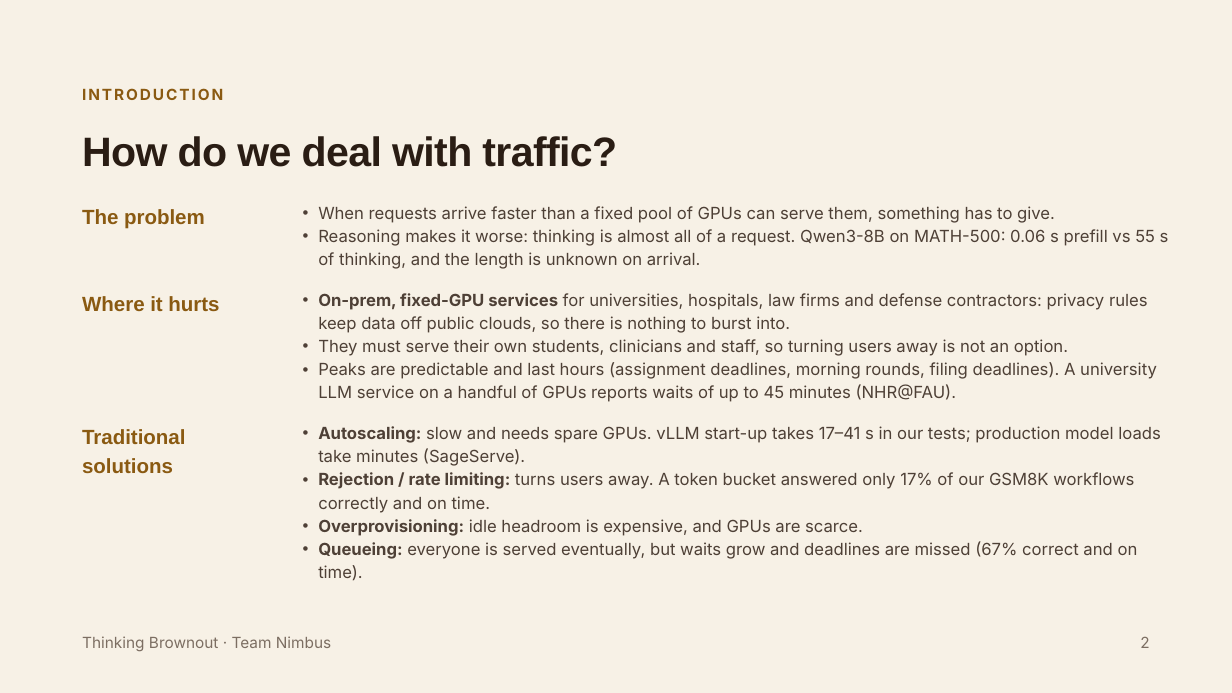
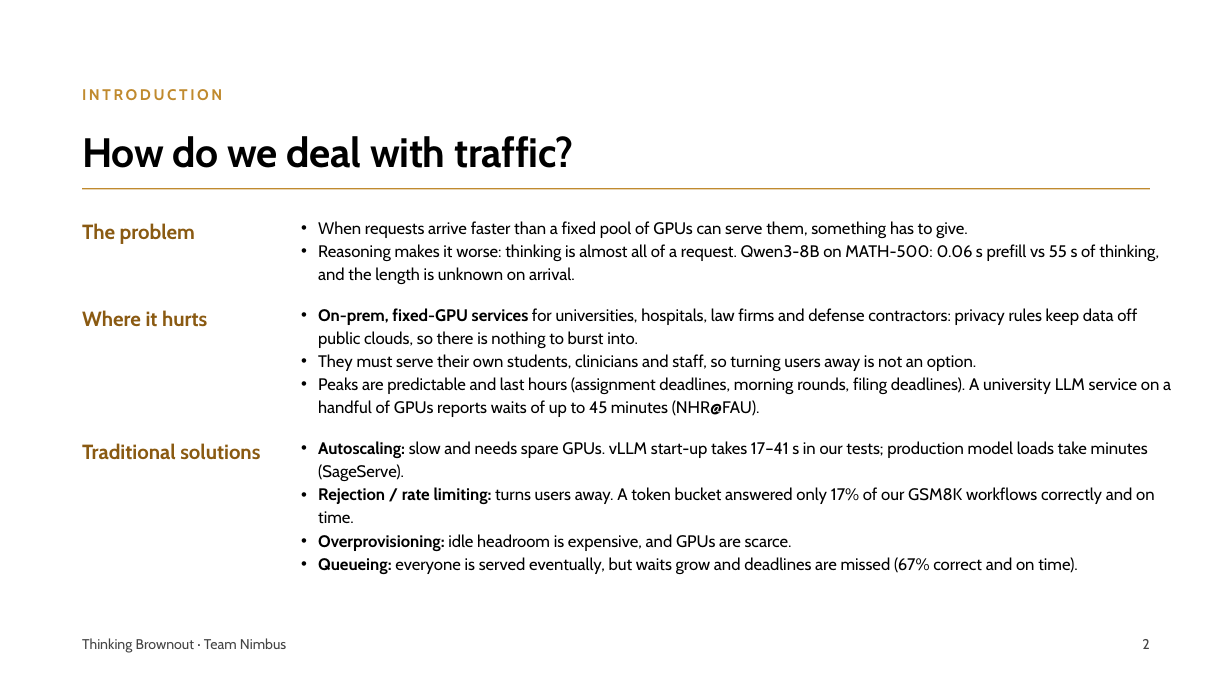
Before and after one commit to pyangyu/team1_nimbus_copy, a slide deck: slide 2 of Symposium Slides.pptx. Drawn at 1232x693 pixels with LibreOffice and Linux fonts; fonts in the diff are those of the drawing. Boxes give left, top, right and bottom in pixels: in the first picture for what was removed or moved away, otherwise in the second. Text is boxed around its words. In the diff, an @@ line names an element or a change of style, - is before the commit and + after.

Commit message:
Symposium Slides: score-rank-cut architecture, 27B training, use cases, white theme

```diff
--- a/Symposium Slides.pptx
+++ b/Symposium Slides.pptx
@@ background #F7F1E6 to #FFFFFF @@
@@ text "INTRODUCTION" at (x1=82, y1=89, x2=222, y2=100): font Inter to Cabin, text colour #8A5A12 to #C08A2E, letter spacing 1.5 to 2 pt @@
@@ title "How do we deal with ..." at (x1=82, y1=136, x2=574, y2=168): font Arial to Cabin, text colour #2A1D14 to #000000, letter spacing -0.5 to -0.2 pt; line spacing 35.2pt to 35.8pt @@
@@ line added from (82, 189) to (1150, 189), #C08A2E 1 pt @@
@@ font Inter to Cabin, text colour #4E4036 to #000000; indent changed in 3 elements at (x1=318, y1=441, x2=1155, y2=574), (x1=318, y1=308, x2=1171, y2=417), (x1=318, y1=221, x2=1159, y2=284) @@
@@ 4 texts moved together from (x1=82, y1=206, x2=1169, y2=402) to (x1=82, y1=221, x2=1171, y2=417) @@
@@ font Arial to Cabin in 3 elements at (x1=82, y1=443, x2=260, y2=460), (x1=82, y1=223, x2=195, y2=244), (x1=82, y1=310, x2=207, y2=327) @@
@@ text "Traditional solutions" moved from (x1=82, y1=429, x2=185, y2=473) to (x1=82, y1=443, x2=260, y2=460) @@
@@ text "Autoscaling: slow and needs spare ..." moved from (x1=318, y1=426, x2=1160, y2=581) to (x1=318, y1=441, x2=1155, y2=574) @@
@@ text "Thinking Brownout · Team Nimbus" at (x1=82, y1=638, x2=286, y2=652): size 12 to 11 pt, font Inter to Cabin, text colour #7C6E62 to #444444; line spacing 16.8pt to 15.4pt @@
@@ text "2" at (x1=1142, y1=639, x2=1149, y2=649): size 12 to 11 pt, font Inter to Cabin, text colour #7C6E62 to #444444; line spacing 16.8pt to 15.4pt @@
```
Also in this commit, not shown: 5 other slides changed, 2 slides added, 1 slide removed.
